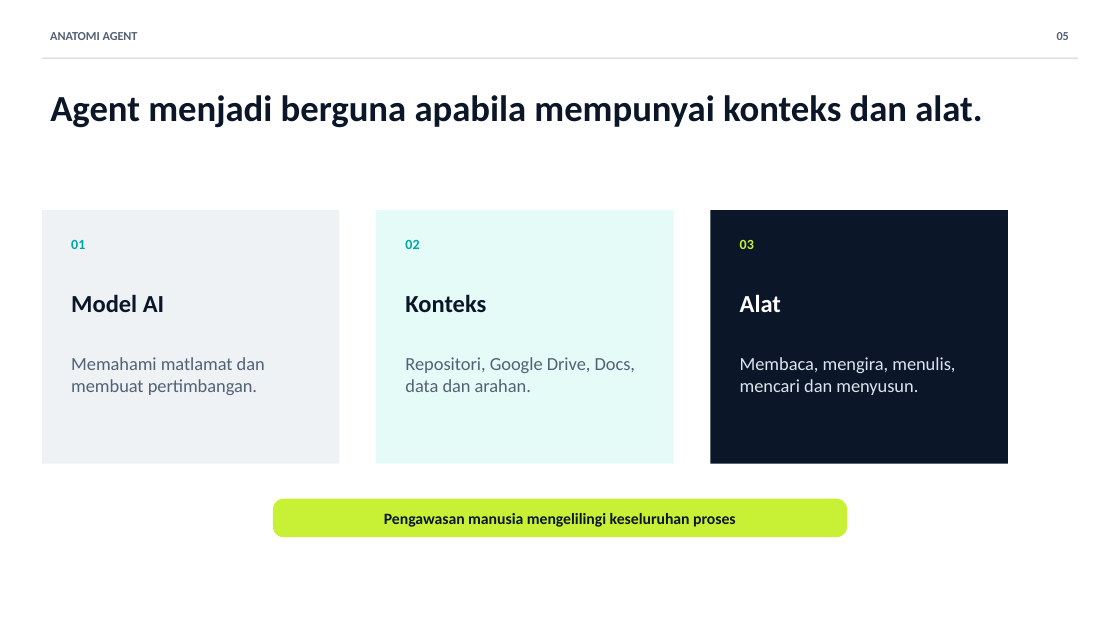
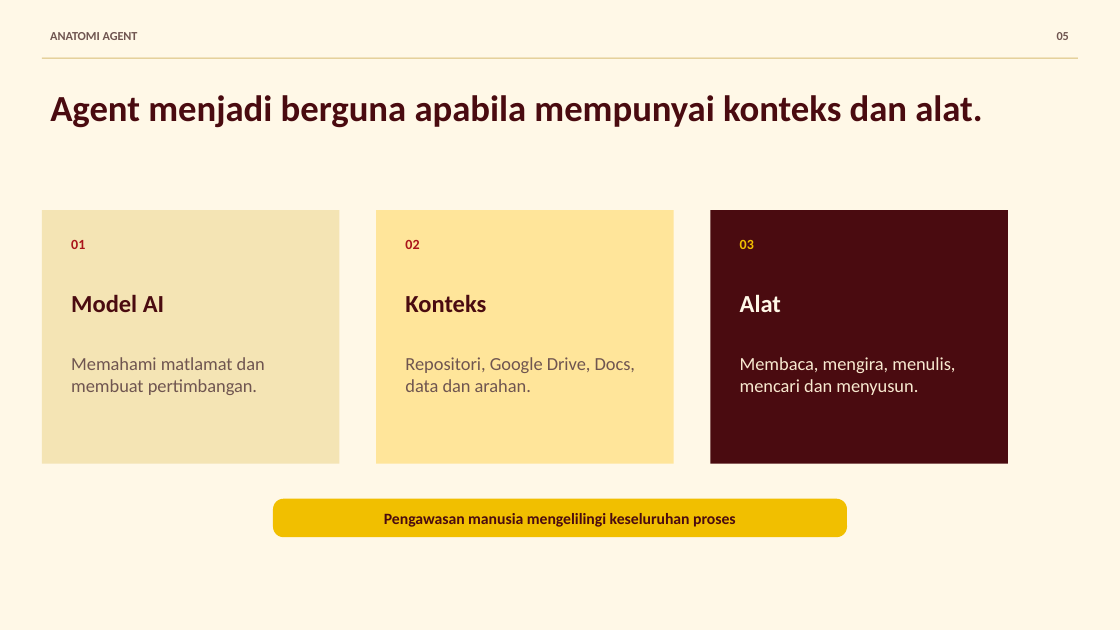
Before and after one commit to drMurtadha/ntw-agentic-ai-2026, a slide deck: slide 5 of assets/NTW-2026-Agentic-AI-Pembukaan-10-Minit.pptx. Drawn at 1120x630 pixels with LibreOffice and Linux fonts; fonts in the diff are those of the drawing. Boxes give left, top, right and bottom in pixels: in the first picture for what was removed or moved away, otherwise in the second. Text is boxed around its words. In the diff, an @@ line names an element or a change of style, - is before the commit and + after.

Commit message:
Restyle training slides with Spain theme

```diff
--- a/assets/NTW-2026-Agentic-AI-Pembukaan-10-Minit.pptx
+++ b/assets/NTW-2026-Agentic-AI-Pembukaan-10-Minit.pptx
@@ background #FFFFFF to #FFF8E7 @@
@@ rectangle at <box>42,58,1078,59</box>: fill #C8D0DA to #D8BD75 @@
@@ rectangle at <box>42,210,339,464</box>: fill #EEF2F5 to #F4E4B4 @@
@@ text "01" at <box>71,240,85,249</box>: text colour #00A6A6 to #AA151B @@
@@ rectangle at <box>376,210,674,464</box>: fill #E5FBF8 to #FFE59A @@
@@ text "02" at <box>405,240,419,249</box>: text colour #00A6A6 to #AA151B @@
@@ rectangle at <box>711,210,1008,464</box>: fill #0B1628 to #4A0B10 @@
@@ text "03" at <box>740,240,754,249</box>: text colour #C8F135 to #F1BF00 @@
@@ text "Alat" at <box>740,294,781,312</box>: text colour #FFFFFF to #FFF8E7 @@
@@ text colour #536175 to #6F5550 in 4 elements at <box>50,32,138,40</box>, <box>1057,32,1069,40</box>, <box>71,357,265,395</box>, <box>405,357,635,392</box> @@
@@ text "Membaca, mengira, menulis, mencari dan ..." at <box>740,357,955,395</box>: text colour #DCE4EE to #F8E9D0 @@
@@ rounded rectangle at <box>273,499,847,538</box>: fill #C8F135 to #F1BF00 @@
@@ text colour #0B1628 to #4A0B10 in 4 elements at <box>50,95,982,128</box>, <box>71,294,164,312</box>, <box>405,294,486,312</box>, <box>384,513,736,527</box> @@
```
Also in this commit, not shown: 6 other slides changed, 1 other file.
